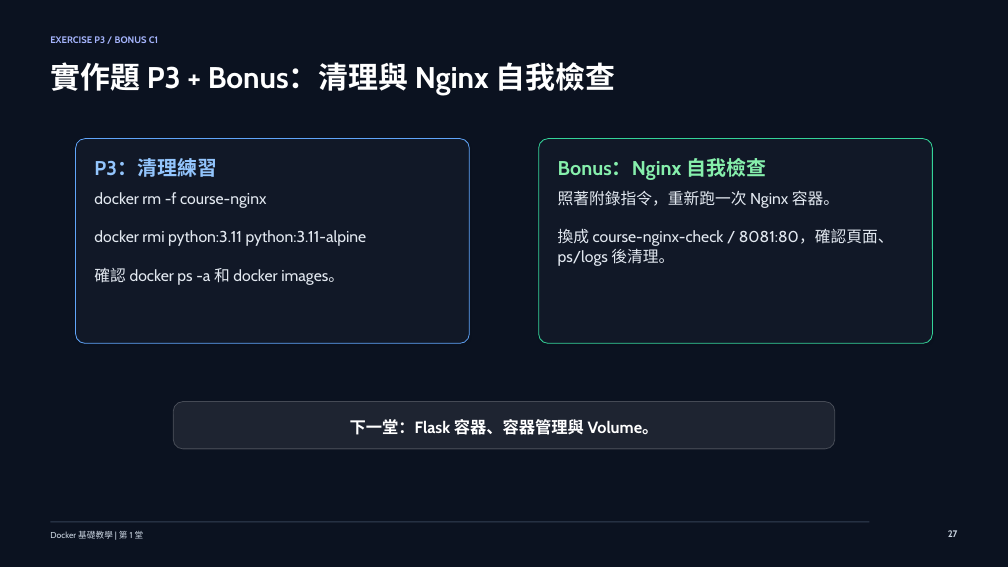
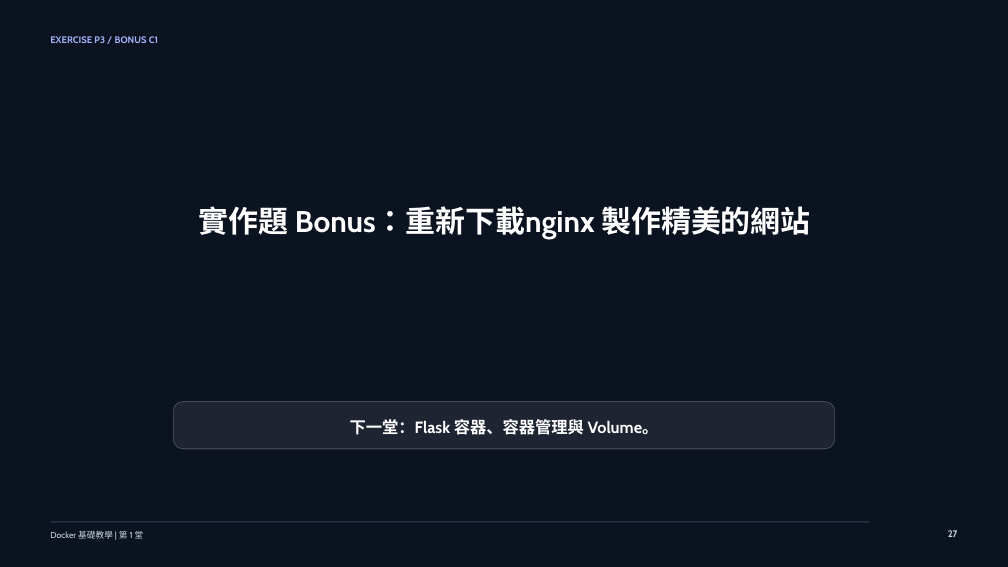
Before and after one commit to lalalalaluk/docker-practice, a slide deck: slide 30 of slides/docker-session1-basics-setup.pptx (slide 31 before the commit). Drawn at 1008x567 pixels with LibreOffice and Linux fonts; fonts in the diff are those of the drawing. Boxes give left, top, right and bottom in pixels: in the first picture for what was removed or moved away, otherwise in the second. Text is boxed around its words. In the diff, an @@ line names an element or a change of style, - is before the commit and + after.

```diff
--- a/slides/docker-session1-basics-setup.pptx
+++ b/slides/docker-session1-basics-setup.pptx
@@ rounded rectangle removed at (76, 138, 470, 343) @@
@@ rounded rectangle removed at (538, 138, 932, 343) @@
@@ text removed at (94, 158, 217, 177) @@
-P3：清理練習
@@ text removed at (558, 158, 766, 180) @@
-Bonus：Nginx 自我檢查
@@ text removed at (94, 192, 367, 285) @@
-docker rm -f course-nginx
-docker rmi python:3.11 python:3.11-alpine
-確認 docker ps -a 和 docker images。
@@ text at (198, 206, 811, 238): text changed @@
-實作題 P3 + Bonus：清理與 Nginx 自我檢查
+實作題 Bonus：重新下載nginx 製作精美的網站
@@ text removed at (558, 190, 894, 266) @@
-照著附錄指令，重新跑一次 Nginx 容器。
-換成 course-nginx-check / 8081:80，確認頁面、ps/logs 後清理。
```
Also in this commit, not shown: 1 other slide changed, 1 slide removed, 1 other file.
